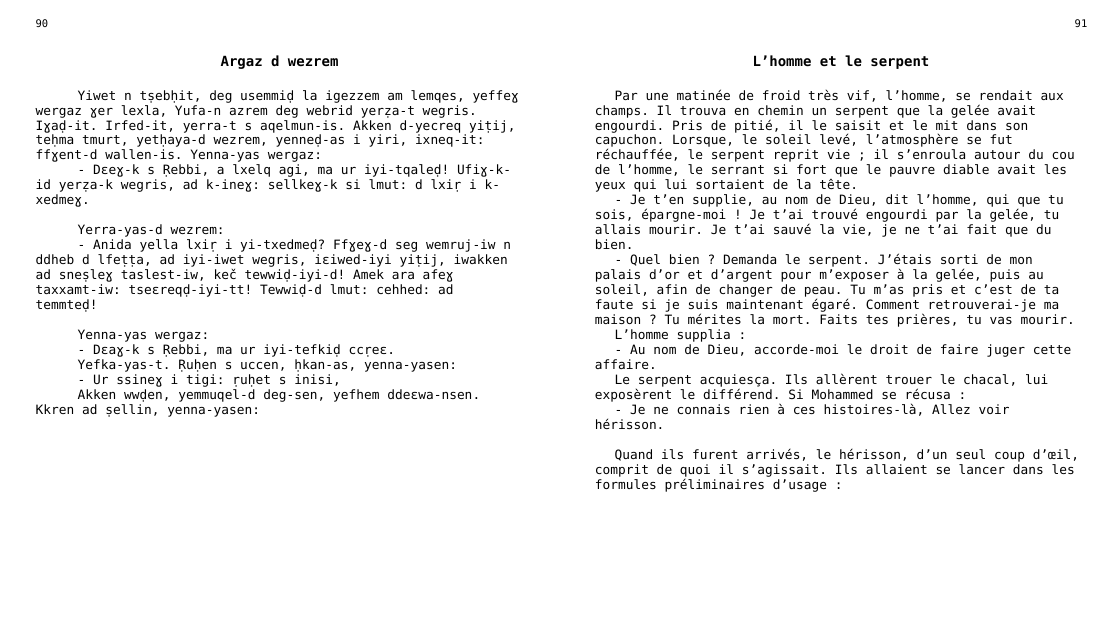
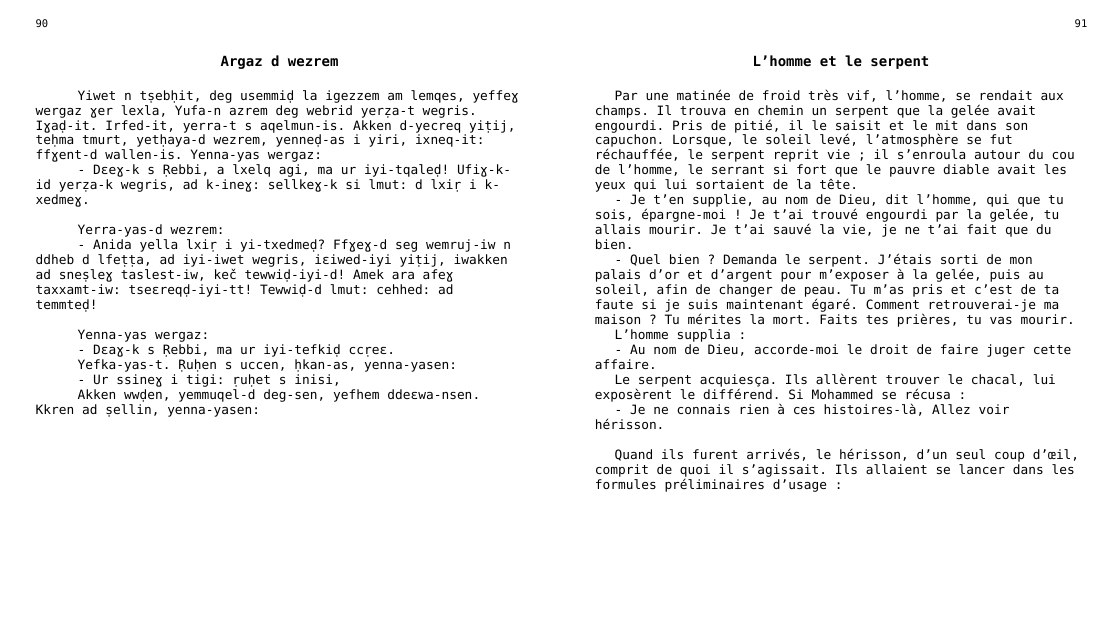
Before and after one commit to sferhah/tamacahut_n_wuccen, a slide deck: slide 32 of Uccen.ConsoleApp/uccen.pptx. Drawn at 1120x630 pixels with LibreOffice and Linux fonts; fonts in the diff are those of the drawing. Boxes give left, top, right and bottom in pixels: in the first picture for what was removed or moved away, otherwise in the second. Text is boxed around its words. In the diff, an @@ line names an element or a change of style, - is before the commit and + after.

```diff
--- a/Uccen.ConsoleApp/uccen.pptx
+++ b/Uccen.ConsoleApp/uccen.pptx
@@ table at (x1=27, y1=13, x2=1096, y2=607) @@
-row 3, column 3: Par une matinée de froid très vif, l’homme, se rendait aux champs. Il trouva en chemin un serpent que la gelée avait engourdi. Pris de pitié, il le saisit et le mit dans son capuchon. Lorsque, le soleil levé, l’atmosphère se fut réchauffée, le serpent reprit vie ; il s’enroula autour du cou de l’homme, le serrant si fort que le pauvre diable avait les yeux qui lui sortaient de la tête. / - Je t’en supplie, au nom de Dieu, dit l’homme, qui que tu sois, épargne-moi ! Je t’ai trouvé engourdi par la gelée, tu allais mourir. Je t’ai sauvé la vie, je ne t’ai fait que du bien. / - Quel bien ? Demanda le serpent. J’étais sorti de mon palais d’or et d’argent pour m’exposer à la gelée, puis au soleil, afin de changer de peau. Tu m’as pris et c’est de ta faute si je suis maintenant égaré. Comment retrouverai-je ma maison ? Tu mérites la mort. Faits tes prières, tu vas mourir. / L’homme supplia : / - Au nom de Dieu, accorde-moi le droit de faire juger cette affaire. / Le serpent acquiesça. Ils allèrent trouer le chacal, lui exposèrent le différend. Si Mohammed se récusa : / - Je ne connais rien à ces histoires-là, Allez voir hérisson. / Quand ils furent arrivés, le hérisson, d’un seul coup d’œil, comprit de quoi il s’agissait. Ils allaient se lancer dans les formules préliminaires d’usage :
+row 3, column 3: Par une matinée de froid très vif, l’homme, se rendait aux champs. Il trouva en chemin un serpent que la gelée avait engourdi. Pris de pitié, il le saisit et le mit dans son capuchon. Lorsque, le soleil levé, l’atmosphère se fut réchauffée, le serpent reprit vie ; il s’enroula autour du cou de l’homme, le serrant si fort que le pauvre diable avait les yeux qui lui sortaient de la tête. / - Je t’en supplie, au nom de Dieu, dit l’homme, qui que tu sois, épargne-moi ! Je t’ai trouvé engourdi par la gelée, tu allais mourir. Je t’ai sauvé la vie, je ne t’ai fait que du bien. / - Quel bien ? Demanda le serpent. J’étais sorti de mon palais d’or et d’argent pour m’exposer à la gelée, puis au soleil, afin de changer de peau. Tu m’as pris et c’est de ta faute si je suis maintenant égaré. Comment retrouverai-je ma maison ? Tu mérites la mort. Faits tes prières, tu vas mourir. / L’homme supplia : / - Au nom de Dieu, accorde-moi le droit de faire juger cette affaire. / Le serpent acquiesça. Ils allèrent trouver le chacal, lui exposèrent le différend. Si Mohammed se récusa : / - Je ne connais rien à ces histoires-là, Allez voir hérisson. / Quand ils furent arrivés, le hérisson, d’un seul coup d’œil, comprit de quoi il s’agissait. Ils allaient se lancer dans les formules préliminaires d’usage :
```
Also in this commit, not shown: 2 other slides changed, 1 other file.
